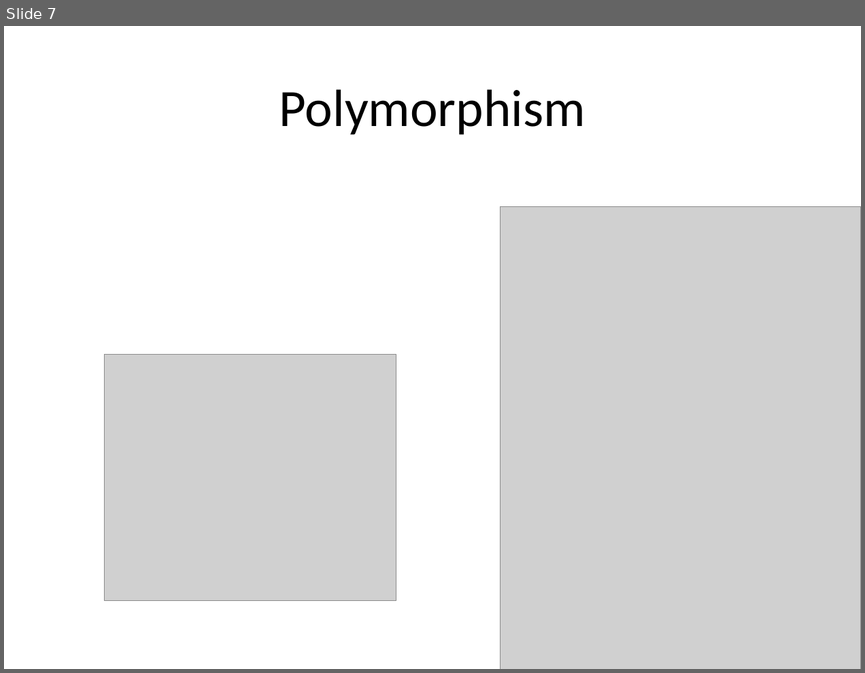
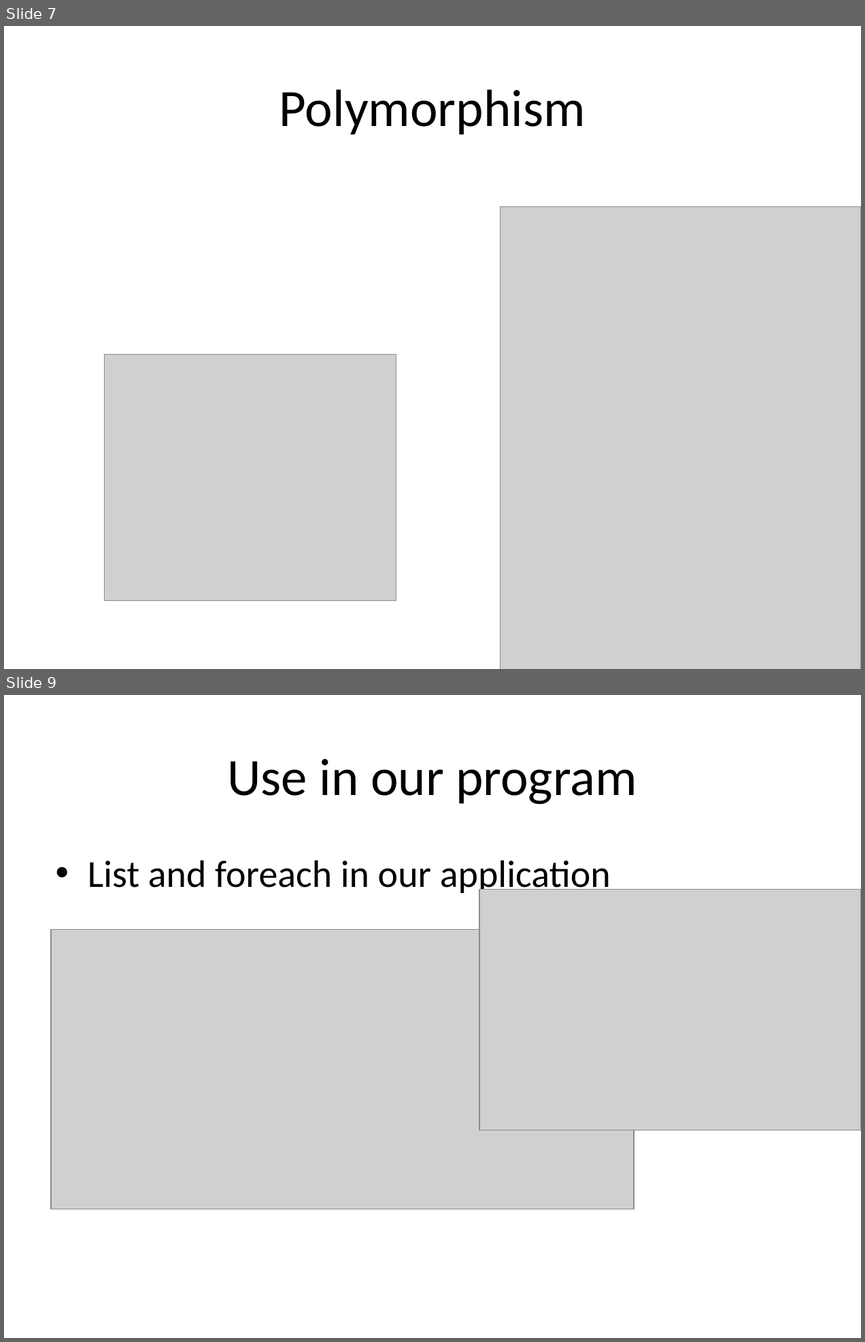
Before and after one commit to isurup/kalle-martin-group, a slide deck: OOPExam/02 Inheritance and Polymorphism.pptx. Shown one above the other, each under a label of ours: slide 7 before the commit, slides 7 and 9 after it; the slides between them are not shown. The pictures are 865x673 and 865x1342 pixels, drawn with LibreOffice and Linux fonts; fonts in the diff are those of the drawing; grey boxes stand for pictures. Boxes give left, top, right and bottom in pixels: in the first picture for what was removed or moved away, otherwise in the second. Text is boxed around its words. In the diff, an @@ line names an element or a change of style, - is before the commit and + after.

```diff
--- a/OOPExam/02 Inheritance and Polymorphism.pptx
+++ b/OOPExam/02 Inheritance and Polymorphism.pptx
@@ slide 9 added at [4, 695, 861, 1338], background #FFFFFF @@
@@ title added at [227, 759, 636, 804], 44 pt, text #000000 @@
+Use in our program
@@ text added at [88, 860, 611, 896], 32 pt, text #000000 @@
+• List and foreach in our application
@@ picture added at [479, 889, 861, 1130] @@
@@ picture added at [51, 929, 634, 1208] @@
```
Also in this commit, not shown: 1 slide changed, 2 slides removed, 2 other files.
